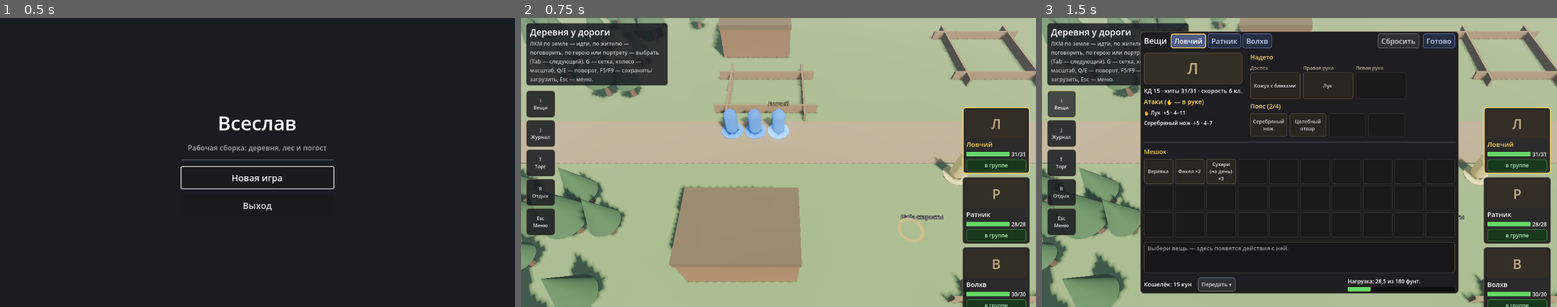
Above: before the commit, frames 1-3 (left to right).
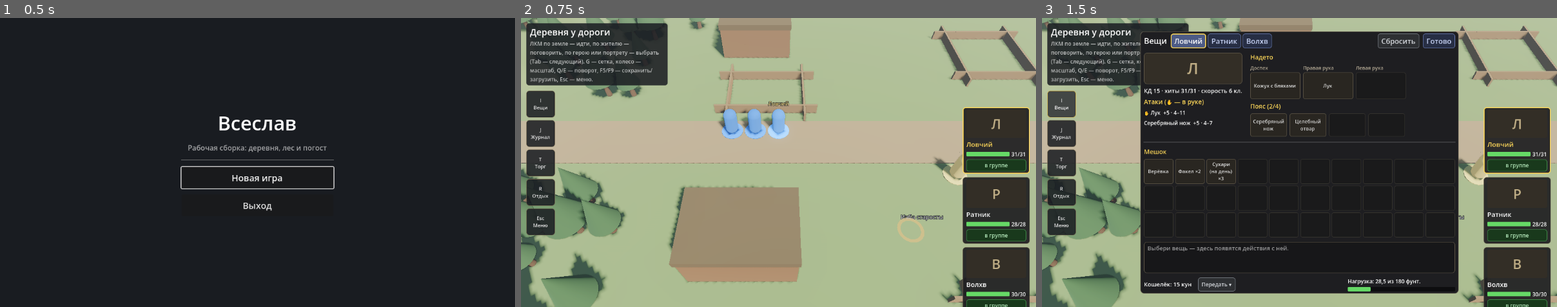
Above: after the commit, the same moments.

Repository: pivnoebidlo/vseslav
Game: Godot game, scene res://game/menu/main_menu.tscn
Two runs of this game, one before a commit and one after it. Both use one fixed random seed, a clock stepped at 60 frames per second and the inputs below.
Inputs:
- Up to frame 1 (0.5 s): no input
- Up to frame 2 (0.75 s): click "Новая игра" at 0.5 s
- Up to frame 3 (1.5 s): click "I Вещи" at 1.25 s

Frame 1 is identical in both runs. In frame 2, less than 0.1% of the frame differs, in the area x 0-100%, y 0-51%; in frame 3, less than 0.1%.

Commit message:
feat: рельеф областей — слой высот, откосы и обрывы со скалой, плато в лесу и холм погоста (ADR-0037)
Co-Authored-By: Claude Opus 5.5 <noreply@anthropic.com>

Diff:
--- a/core/grid/battle_grid.gd
+++ b/core/grid/battle_grid.gd
@@ -92,6 +92,8 @@
 
 ## Разбирает сетку из данных арены: строки карты, где '.' — уровень 0,
 ## '1'..'9' — уровень, '#' — высокая преграда (стена, столб), '=' — низкая преграда.
+## Необязательный слой "levels" (строки цифр того же размера) задаёт уровни отдельно:
+## так у низкой преграды или стены тоже есть высота (рельеф областей, ADR-0037).
 static func from_dict(data: Dictionary) -> BattleGrid:
 	var rows := JsonRead.get_array(data, "map")
 	if rows.is_empty():
@@ -114,4 +116,10 @@
 				grid.set_low_obstacle(c, true)
 			elif ch != ".":
 				grid.set_level(c, ch.to_int())
+	var levels := JsonRead.get_array(data, "levels")
+	for z in mini(levels.size(), grid.depth):
+		var row := str(levels[z])
+		for x in mini(row.length(), grid.width):
+			if row[x].is_valid_int():
+				grid.set_level(Vector2i(x, z), row[x].to_int())
 	return grid
--- a/core/modules/module_refs.gd
+++ b/core/modules/module_refs.gd
@@ -99,7 +99,15 @@
 		for id in JsonRead.get_str_array(area.style, key):
 			if not content.props.has(id):
 				errors.append("%s: $.style.%s: unknown prop '%s'" % [where, key, id])
-	for key: String in [AreaMap.SURFACE_GROUND, AreaMap.SURFACE_ROAD, AreaMap.SURFACE_WALL]:
+	if not area.heights.is_empty():
+		var same := area.heights.size() == area.rows.size()
+		for z in mini(area.heights.size(), area.rows.size()):
+			same = same and area.heights[z].length() == area.rows[z].length()
+		if not same:
+			errors.append("%s: $.heights: must match the map size" % where)
+	for key: String in [
+		AreaMap.SURFACE_GROUND, AreaMap.SURFACE_ROAD, AreaMap.SURFACE_WALL, AreaMap.SURFACE_CLIFF
+	]:
 		var sid := JsonRead.get_str(area.surfaces, key)
 		if sid != "" and not content.surfaces.has(sid):
 			errors.append("%s: $.surfaces.%s: unknown surface '%s'" % [where, key, sid])
--- a/core/world/area_map.gd
+++ b/core/world/area_map.gd
@@ -14,6 +14,7 @@
 const SURFACE_GROUND := "ground"
 const SURFACE_ROAD := "road"
 const SURFACE_WALL := "wall"
+const SURFACE_CLIFF := "cliff"
 
 
 ## Житель области.
@@ -66,6 +67,8 @@
 var objects: Array[Dictionary] = []
 ## Текстуры земли и дороги (ADR-0036): SURFACE_* → id поверхности.
 var surfaces: Dictionary = {}
+## Строки уровней высоты (ADR-0037); пусто — область плоская.
+var heights: Array[String] = []
 
 
 ## Область из уже проверенных схемой данных.
@@ -86,6 +89,13 @@
 					a.grid.set_blocked(c, true)
 				FENCE, GRAVE:
 					a.grid.set_low_obstacle(c, true)
+	# Рельеф (ADR-0037): цифра — уровень клетки, 5 футов на уровень.
+	a.heights = JsonRead.get_str_array(data, "heights")
+	for z in mini(a.heights.size(), a.rows.size()):
+		var line := a.heights[z]
+		for x in mini(line.length(), width):
+			if line[x].is_valid_int():
+				a.grid.set_level(Vector2i(x, z), line[x].to_int())
 	var spawn_data := JsonRead.get_dict(data, "spawns")
 	var names: Array[String] = []
 	names.assign(spawn_data.keys())
--- a/core/world/encounter.gd
+++ b/core/world/encounter.gd
@@ -81,11 +81,16 @@
 ## свободные клетки участка. Координаты участников — клетки сетки боя.
 func arena_data(area: AreaMap, heroes: Dictionary[String, Vector2i]) -> Dictionary:
 	var rows: Array[String] = []
+	var levels: Array[String] = []
 	for z in battle.size.y:
 		var row := ""
+		var level_row := ""
 		for x in battle.size.x:
-			row += _battle_char(area, battle.position + Vector2i(x, z))
+			var c := battle.position + Vector2i(x, z)
+			row += _battle_char(area, c)
+			level_row += str(clampi(area.grid.level_at(c), 0, 9))
 		rows.append(row)
+		levels.append(level_row)
 	var taken: Dictionary[Vector2i, bool] = {}
 	var list: Array = []
 	for c in combatants:
@@ -94,7 +99,7 @@
 		var entry := c.duplicate()
 		entry["at"] = [local.x, local.y]
 		list.append(entry)
-	var grid := BattleGrid.from_dict({"map": rows})
+	var grid := BattleGrid.from_dict({"map": rows, "levels": levels})
 	var ids: Array[String] = []
 	ids.assign(heroes.keys())
 	ids.sort()
@@ -102,7 +107,7 @@
 		var spot := nearest_free(grid, heroes[hero] - battle.position, taken)
 		taken[spot] = true
 		list.append({"id": hero, "character": hero, "team": TEAM_PARTY, "at": [spot.x, spot.y]})
-	return {"id": "encounter." + id, "grid": {"map": rows}, "combatants": list}
+	return {"id": "encounter." + id, "grid": {"map": rows, "levels": levels}, "combatants": list}
 
 
 ## Ближайшая к [param want] свободная проходимая клетка сетки (кольцами по Чебышёву,
--- a/game/exploration/area_view.gd
+++ b/game/exploration/area_view.gd
@@ -9,7 +9,9 @@
 const HOUSE_HEIGHT := 2.1
 const FENCE_HEIGHT := 0.6
 const INTERIOR_WALL := 1.1
-const GRID_Y := 0.025
+const GRID_Y := 0.04
+## Слой столкновений земли: по нему ищется клетка под курсором (ADR-0037).
+const TERRAIN_LAYER := 2
 ## Доля пустых клеток с мелочами «scatter» (камешки), процентов.
 const SCATTER_PERCENT := 4
 ## Доля свободных клеток постройки с мелочами «yard», процентов.
@@ -51,13 +53,13 @@
 		for x in area.width():
 			if not area.grid.is_walkable(Vector2i(x, z)):
 				continue
-			var c := _cell_pos(Vector2i(x, z)) + Vector3(0.0, GRID_Y, 0.0)
-			var corners: Array[Vector3] = [
-				c + Vector3(-h, 0.0, -h),
-				c + Vector3(h, 0.0, -h),
-				c + Vector3(h, 0.0, h),
-				c + Vector3(-h, 0.0, h),
-			]
+			# Углы клетки — по рельефу, чуть внутрь клетки: на обрыве линия
+			# остаётся на своём уступе.
+			var corners: Array[Vector3] = []
+			for k: Vector2 in [Vector2(-1, -1), Vector2(1, -1), Vector2(1, 1), Vector2(-1, 1)]:
+				var p := Vector2(x, z) + k * 0.49
+				var y := TerrainMesh.height_at(area.grid, p) + GRID_Y
+				corners.append(Vector3(x * CELL + k.x * h, y, z * CELL + k.y * h))
 			for i in 4:
 				mesh.surface_add_vertex(corners[i])
 				mesh.surface_add_vertex(corners[(i + 1) % 4])
@@ -73,15 +75,25 @@
 
 
 func _cell_pos(c: Vector2i) -> Vector3:
-	return Vector3(c.x * CELL, 0.0, c.y * CELL)
+	return cell_pos(area, c)
+
+
+## Точка центра клетки на её уровне высоты (ADR-0037).
+static func cell_pos(p_area: AreaMap, c: Vector2i) -> Vector3:
+	var level := p_area.grid.level_at(c) if p_area != null else 0
+	return Vector3(c.x * CELL, level * BattleGrid.LEVEL_HEIGHT_M, c.y * CELL)
 
 
 func _build_area() -> void:
 	var ground := MeshInstance3D.new()
-	var plane := PlaneMesh.new()
-	plane.size = Vector2(area.width() * CELL, area.depth() * CELL)
-	ground.mesh = plane
-	ground.position = Vector3((area.width() - 1) * CELL / 2.0, 0.0, (area.depth() - 1) * CELL / 2.0)
+	ground.mesh = TerrainMesh.build(area.grid)
+	var body := StaticBody3D.new()
+	body.collision_layer = TERRAIN_LAYER
+	body.collision_mask = 0
+	var shape := CollisionShape3D.new()
+	shape.shape = ground.mesh.create_trimesh_shape()
+	body.add_child(shape)
+	ground.add_child(body)
 	var floor_color := Color(0.42, 0.33, 0.24) if area.interior else Color(0.42, 0.52, 0.3)
 	var textured := _ground_material()
 	ground.material_override = textured if textured != null else _material(floor_color)
@@ -142,6 +154,14 @@
 	_set_surface(m, "ground", ground)
 	m.set_shader_parameter("cell_size", CELL)
 	m.set_shader_parameter("map_cells", Vector2(area.width(), area.depth()))
+	var cliff := _surfaces.get_surface(JsonRead.get_str(area.surfaces, AreaMap.SURFACE_CLIFF))
+	if cliff != null:
+		m.set_shader_parameter("cliff_color", cliff.color)
+		if cliff.roughness != null:
+			m.set_shader_parameter("cliff_rough", cliff.roughness)
+		m.set_shader_parameter("cliff_tile", cliff.tile)
+		m.set_shader_parameter("cliff_tint", Color.WHITE)
+		m.set_shader_parameter("has_cliff", true)
 	var road := _surfaces.get_surface(JsonRead.get_str(area.surfaces, AreaMap.SURFACE_ROAD))
 	if road != null:
 		_set_surface(m, "road", road)
@@ -302,7 +322,7 @@
 	var basis := Basis(Vector3.UP, deg_to_rad(degrees)).scaled(Vector3.ONE * s)
 	var center := Vector3(
 		(rect.position.x + (rect.size.x - 1) / 2.0) * CELL,
-		0.0,
+		_rect_floor(rect),
 		(rect.position.y + (rect.size.y - 1) / 2.0) * CELL
 	)
 	var local := Vector3(p.aabb.get_center().x, p.aabb.position.y, p.aabb.get_center().z)
@@ -311,6 +331,15 @@
 	_instances[id] = list
 	var size := Vector2(ax * s, az * s)
 	return Rect2(Vector2(center.x, center.z) - size / 2.0, size)
+
+
+## Высота основания модели: самый низкий уровень под ней (на склоне не висит).
+func _rect_floor(rect: Rect2i) -> float:
+	var lowest := 99
+	for z in range(rect.position.y, rect.end.y):
+		for x in range(rect.position.x, rect.end.x):
+			lowest = mini(lowest, area.grid.level_at(Vector2i(x, z)))
+	return lowest * BattleGrid.LEVEL_HEIGHT_M
 
 
 func _pick(key: String, c: Vector2i) -> String:
--- a/game/exploration/exploration.gd
+++ b/game/exploration/exploration.gd
@@ -240,14 +240,19 @@
 	return str(collider.get_meta("unit_id", ""))
 
 
-## Клетка земли под курсором (пересечение луча с плоскостью y = 0).
+## Клетка земли под курсором: луч по рельефу (слой земли), мимо — плоскость y = 0.
 func _cell_under(screen_pos: Vector2) -> Vector2i:
 	var origin := _camera.project_ray_origin(screen_pos)
 	var dir := _camera.project_ray_normal(screen_pos)
+	var query := PhysicsRayQueryParameters3D.create(origin, origin + dir * 300.0)
+	query.collision_mask = AreaView.TERRAIN_LAYER
+	var hit := get_world_3d().direct_space_state.intersect_ray(query)
+	if not hit.is_empty():
+		var at: Vector3 = hit["position"]
+		return _cell_of(at)
 	if absf(dir.y) < 0.001:
 		return Vector2i(-1, -1)
-	var p := origin + dir * (-origin.y / dir.y)
-	return _cell_of(p)
+	return _cell_of(origin + dir * (-origin.y / dir.y))
 
 
 func _set_hovered(id: String) -> void:
@@ -484,7 +489,7 @@
 
 
 func _cell_pos(c: Vector2i) -> Vector3:
-	return Vector3(c.x * CELL, 0.0, c.y * CELL)
+	return AreaView.cell_pos(_area, c)
 
 
 # --- Участники ----------------------------------------------------------------
--- a/game/exploration/map_points.gd
+++ b/game/exploration/map_points.gd
@@ -10,9 +10,11 @@
 const EXIT_COLOR := Color(1.0, 0.85, 0.45, 0.8)
 
 var _labels: Dictionary[String, Label3D] = {}
+var _area: AreaMap
 
 
 func build(area: AreaMap) -> void:
+	_area = area
 	for x in area.exits:
 		_add(EXIT + ":" + x.id, x.at, tr(x.name_key), true)
 	for box in area.containers:
@@ -37,7 +39,7 @@
 
 
 func _add(key: String, cell: Vector2i, text: String, exit: bool) -> void:
-	var at := Vector3(cell.x * CELL, 0.0, cell.y * CELL)
+	var at := AreaView.cell_pos(_area, cell)
 	var body := StaticBody3D.new()
 	body.set_meta("point", key)
 	body.position = at + Vector3(0.0, 0.6, 0.0)
--- a/game/world/ground.gdshader
+++ b/game/world/ground.gdshader
@@ -1,7 +1,8 @@
 // Земля области (ADR-0036): текстура земли и дороги в мировых координатах, дорога
 // смешивается с землёй по маске карты (клетка «,» = 1) с рваным краем. Чтобы повтор
 // текстуры не бросался в глаза, второй слой берётся под углом и крупнее, а яркость
-// плавно гуляет по шуму.
+// плавно гуляет по шуму. Рельеф (ADR-0037): на крутых откосах проступает земля
+// дороги, на обрывах — скала в трёхплоскостной проекции.
 shader_type spatial;
 
 uniform sampler2D ground_color : source_color, filter_linear_mipmap_anisotropic, repeat_enable;
@@ -16,12 +17,20 @@
 uniform vec3 road_tint : source_color = vec3(1.0);
 uniform float road_tile = 3.0;
 
+uniform sampler2D cliff_color : source_color, filter_linear_mipmap_anisotropic, repeat_enable;
+uniform sampler2D cliff_rough : hint_default_white, filter_linear_mipmap, repeat_enable;
+uniform vec3 cliff_tint : source_color = vec3(0.55, 0.5, 0.45);
+uniform float cliff_tile = 4.0;
+uniform bool has_cliff = false;
+
 uniform sampler2D road_mask : hint_default_black, filter_linear, repeat_disable;
 uniform vec2 map_cells = vec2(1.0);
 uniform float cell_size = 1.5;
 uniform bool has_road = false;
 
 varying vec2 world_xz;
+varying vec3 world_pos;
+varying vec3 world_n;
 
 float hash(vec2 p) {
 	return fract(sin(dot(p, vec2(127.1, 311.7))) * 43758.5453);
@@ -39,7 +48,9 @@
 }
 
 void vertex() {
-	world_xz = (MODEL_MATRIX * vec4(VERTEX, 1.0)).xz;
+	world_pos = (MODEL_MATRIX * vec4(VERTEX, 1.0)).xyz;
+	world_xz = world_pos.xz;
+	world_n = normalize((MODEL_MATRIX * vec4(NORMAL, 0.0)).xyz);
 }
 
 void fragment() {
@@ -60,8 +71,43 @@
 		normal = mix(normal, texture(road_normal, r1).rgb, w);
 		rough = mix(rough, texture(road_rough, r1).r, w);
 	}
+	// Нормаль грани по производным: вершинные нормали на краю обрыва усреднены
+	// со склоном и обрыв не видят.
+	vec3 face_w = normalize(cross(dFdx(world_pos), dFdy(world_pos)));
+	float up = min(abs(face_w.y), world_n.y);
+	// Откос (около 45°): трава протёрта до земли.
+	float slope = (1.0 - smoothstep(0.78, 0.95, up)) * 0.55;
+	if (has_road && slope > 0.0) {
+		vec3 worn = texture(road_color, world_xz / road_tile).rgb * road_tint;
+		albedo = mix(albedo, worn, slope);
+	}
 	float macro = value_noise(world_xz * 0.08) * 0.6 + value_noise(world_xz * 0.3) * 0.4;
-	ALBEDO = albedo * mix(0.82, 1.12, macro);
+	albedo *= mix(0.82, 1.12, macro);
+	// Обрыв: скала по двум вертикальным плоскостям, без карты нормалей земли.
+	float cliff = 1.0 - smoothstep(0.4, 0.6, up);
+	if (cliff > 0.0) {
+		vec3 an = abs(face_w) + 0.0001;
+		vec2 ux = world_pos.zy / cliff_tile;
+		vec2 uz = world_pos.xy / cliff_tile;
+		vec3 rock = cliff_tint;
+		float rock_rough = 0.9;
+		if (has_cliff) {
+			rock = (texture(cliff_color, ux).rgb * an.x + texture(cliff_color, uz).rgb * an.z)
+				/ (an.x + an.z) * cliff_tint;
+			rock_rough = (texture(cliff_rough, ux).r * an.x + texture(cliff_rough, uz).r * an.z)
+				/ (an.x + an.z);
+		}
+		albedo = mix(albedo, rock, cliff);
+		// Освещение обрыва — по грани, а не по сглаженной нормали.
+		vec3 face_v = normalize(cross(dFdx(VERTEX), dFdy(VERTEX)));
+		if (dot(face_v, -VERTEX) < 0.0) {
+			face_v = -face_v;
+		}
+		NORMAL = normalize(mix(NORMAL, face_v, cliff));
+		normal = mix(normal, vec3(0.5, 0.5, 1.0), cliff);
+		rough = mix(rough, rock_rough, cliff);
+	}
+	ALBEDO = albedo;
 	NORMAL_MAP = normal;
 	ROUGHNESS = rough;
 	SPECULAR = 0.3;
--- /dev/null
+++ b/game/world/terrain_mesh.gd
@@ -0,0 +1,86 @@
+class_name TerrainMesh
+extends RefCounted
+## Рельеф области (ADR-0037): сетка вершин мельче клетки, высота — сглаженный
+## уровень. Между соседними клетками с перепадом 1 — пологий откос, при перепаде
+## больше — обрыв (соседа не сглаживаем, и между двумя вершинами у края клетки
+## получается почти отвесная стенка). Центр клетки всегда ровно на своём уровне,
+## поэтому фигуры, стоящие по уровню, не висят и не тонут.
+
+const CELL := BattleGrid.CELL_SIZE_M
+const LEVEL := BattleGrid.LEVEL_HEIGHT_M
+## Вершин на клетку по каждой оси.
+const SUB := 4
+## Полуширина окна сглаживания в долях клетки: у центра ровная площадка.
+const SMOOTH := 0.45
+
+
+## Сетка земли на всю область; для плоской области — тоже сетка (из 4 вершин на клетку).
+static func build(grid: BattleGrid) -> ArrayMesh:
+	var xs := _axis(grid.width)
+	var zs := _axis(grid.depth)
+	var st := SurfaceTool.new()
+	st.begin(Mesh.PRIMITIVE_TRIANGLES)
+	for j in zs.size():
+		for i in xs.size():
+			var p := Vector2(xs[i], zs[j])
+			st.add_vertex(Vector3(p.x * CELL, height_at(grid, p), p.y * CELL))
+	var row := xs.size()
+	for j in zs.size() - 1:
+		for i in row - 1:
+			var a := j * row + i
+			var b := a + 1
+			var c := a + row
+			var d := c + 1
+			st.add_index(a)
+			st.add_index(b)
+			st.add_index(c)
+			st.add_index(b)
+			st.add_index(d)
+			st.add_index(c)
+	st.generate_normals()
+	return st.commit()
+
+
+## Высота земли в точке [param p] (координаты в клетках: центр клетки — целые числа).
+static func height_at(grid: BattleGrid, p: Vector2) -> float:
+	var own := Vector2i(roundi(p.x), roundi(p.y))
+	var own_level := _level(grid, own)
+	var total := 0.0
+	var weight := 0.0
+	for dz in range(-1, 2):
+		for dx in range(-1, 2):
+			var c := own + Vector2i(dx, dz)
+			var w := _overlap(p.x, c.x) * _overlap(p.y, c.y)
+			if w <= 0.0:
+				continue
+			var level := _level(grid, c)
+			# Обрыв не сглаживается: чужой уровень заменяется своим.
+			if absi(level - own_level) > 1:
+				level = own_level
+			total += w * level
+			weight += w
+	return total / weight * LEVEL if weight > 0.0 else own_level * LEVEL
+
+
+## Положения вершин по оси: край карты, по SUB точек внутри каждой клетки
+## (не на границах клеток — так обрыв ложится ровно на границу), край карты.
+static func _axis(cells: int) -> PackedFloat32Array:
+	var values := PackedFloat32Array()
+	values.append(-0.5)
+	for k in cells * SUB:
+		values.append(-0.5 + (k + 0.5) / SUB)
+	values.append(cells - 0.5)
+	return values
+
+
+## Доля окна [t − SMOOTH, t + SMOOTH], попавшая в клетку с центром [param center].
+static func _overlap(t: float, center: int) -> float:
+	var lo := maxf(t - SMOOTH, center - 0.5)
+	var hi := minf(t + SMOOTH, center + 0.5)
+	return maxf(hi - lo, 0.0)
+
+
+## Уровень клетки; за краем карты — уровень ближайшей клетки на краю.
+static func _level(grid: BattleGrid, c: Vector2i) -> int:
+	var inside := Vector2i(clampi(c.x, 0, grid.width - 1), clampi(c.y, 0, grid.depth - 1))
+	return grid.level_at(inside)
--- a/modules/base/surfaces/surfaces.json
+++ b/modules/base/surfaces/surfaces.json
@@ -1,5 +1,5 @@
 {
-  "_comment": "Поверхности земли и пола (ADR-0036): ambientCG, CC0 — см. CREDITS.md. Трава — Grass004, утоптанная земля — Ground103, доски — Planks037A.",
+  "_comment": "Поверхности земли и пола (ADR-0036): ambientCG, CC0 — см. CREDITS.md. Трава — Grass004, утоптанная земля — Ground103, доски — Planks037A, скала — Rock061.",
   "surfaces": {
     "grass": {
       "color": "grass_color.png",
@@ -18,6 +18,12 @@
       "normal": "planks_normal.png",
       "roughness": "planks_roughness.png",
       "tile": 2.4
+    },
+    "cliff": {
+      "color": "cliff_color.png",
+      "normal": "cliff_normal.png",
+      "roughness": "cliff_roughness.png",
+      "tile": 4
     }
   }
 }
--- a/modules/spike/areas/derevnya.json
+++ b/modules/spike/areas/derevnya.json
@@ -172,9 +172,52 @@
       ]
     }
   ],
+  "heights": [
+    "0000000000000000000000000000000000000000000000000000000000000000000000",
+    "0000000000000000000000000000000000000000000000000000000000000000000000",
+    "0000000000000000000000000000000000000000000000000000000000000000000000",
+    "0000000000000000000000000000000000000000000000000000000000000000000000",
+    "0000000000000000000000000000000000000000000000000000000000000000000000",
+    "0000000000000000000000000000000000000000000000000000000000000000000000",
+    "0000000000000000000000000000000000000000000000000000000000000000000000",
+    "0000000000000000000000000000000000000000000000000000000000000000000000",
+    "0000000000000000000000000000000000000000000000000000000000000000000000",
+    "0000000000000000000000000000000000000000000000000000000000000000000000",
+    "0011111111111110000000000000000000000000000000000000000000000000000000",
+    "0022222222222210000000000000000000000000000000000000000000000000000000",
+    "0022222222222210000000000000000000000000000000000000111111111111111000",
+    "0022222222222210000000000000000000000000000000000000111111111111111000",
+    "0022222222222210000000000000000000000000000000000000111111111111111000",
+    "0022222222222210000000000000000000000000000000000000111111111111111000",
+    "0000000000000000000000000000000000000000000000000000111111111111111000",
+    "0000000000000000000000000000000000000000000000000000111111111111111000",
+    "0000000000000000000000000000000000000000000000000000111111111111111000",
+    "0000000000000000000000000000000000000000000000000000111111111111111000",
+    "0000000000000000000000000000000000000000000000000000111111111111111000",
+    "0000000000000000000000000000000000000000000000000000111111111111111000",
+    "0000000000000000000000000000000000000000000000000000111111111111111000",
+    "0000000000000000000000000000000000000000000000000000111111111111111000",
+    "0000000000000000000000000000000000000000000000000000111111111111111000",
+    "0000000000000000000000000000000000000000000000000000111111111111111000",
+    "0000000000000000000000000000000000000000000000000000111111111111111000",
+    "0000000000000000000000000000000000000000000000000000000000000000000000",
+    "0000000000000000000000000000000000000000000000000000000000000000000000",
+    "0000000000000000000000000000000000000000000000000000000000000000000000",
+    "0000000000000000000000000000000000000000000000000000000000000000000000",
+    "0000000000000000000000000000000000000000000000000000000000000000000000",
+    "0000000000000000000000000000000000000000000000000000000000000000000000",
+    "0000000000000000000000000000000000000000000000000000000000000000000000",
+    "0000000000000000000000000000000000000000000000000000000000000000000000",
+    "0000000000000000000000000000000000000000000000000000000000000000000000",
+    "0000000000000000000000000000000000000000000000000000000000000000000000",
+    "0000000000000000000000000000000000000000000000000000000000000000000000",
+    "0000000000000000000000000000000000000000000000000000000000000000000000",
+    "0000000000000000000000000000000000000000000000000000000000000000000000"
+  ],
   "surfaces": {
     "ground": "grass",
-    "road": "dirt"
+    "road": "dirt",
+    "cliff": "cliff"
   },
   "style": {
     "tree": [
--- a/schemas/area.schema.json
+++ b/schemas/area.schema.json
@@ -267,6 +267,14 @@
       "additionalProperties": false,
       "description": "Какими моделями рисовать символы карты (ADR-0033). Без стиля — простая геометрия."
     },
+    "heights": {
+      "type": "array",
+      "items": {
+        "type": "string",
+        "pattern": "^[0-9]+$"
+      },
+      "description": "Рельеф (ADR-0037): строки цифр того же размера, что map; цифра — уровень клетки, 5 футов на уровень."
+    },
     "surfaces": {
       "type": "object",
       "properties": {
@@ -281,6 +289,10 @@
         "wall": {
           "$ref": "common.schema.json#/$defs/id",
           "description": "Стены помещения и постройки без модели."
+        },
+        "cliff": {
+          "$ref": "common.schema.json#/$defs/id",
+          "description": "Обрывы рельефа (ADR-0037)."
         }
       },
       "additionalProperties": false,
--- a/tests/unit/modules/test_module_loader.gd
+++ b/tests/unit/modules/test_module_loader.gd
@@ -245,6 +245,7 @@
 		"map": [",..", "..."],
 		"spawns": {"start": [1, 1]},
 		"surfaces": {"ground": "grass", "road": "mud"},
+		"heights": ["012"],
 	}
 	var files := {
 		"areas/pole.json": area,
@@ -260,6 +261,7 @@
 		)
 	)
 	assert_true(_has_error(content, "areas/pole.json: $.surfaces.road: unknown surface 'mud'"))
+	assert_true(_has_error(content, "areas/pole.json: $.heights: must match the map size"))
 	assert_false(_has_error(content, "areas/pole.json: $.surfaces.ground: unknown surface 'grass'"))
 
 
--- a/tests/unit/world/test_area_map.gd
+++ b/tests/unit/world/test_area_map.gd
@@ -57,3 +57,35 @@
 	assert_eq(npc.dialog, "ded")
 	assert_eq(npc.look, "x")
 	assert_eq(_area().npc_cells().keys(), [Vector2i(4, 2)])
+
+
+func test_heights_set_levels_and_reach_the_battle_grid() -> void:
+	var a := (
+		AreaMap
+		. from_dict(
+			"t",
+			{
+				"title_key": "T",
+				"map": ["....", ".=..", "...."],
+				"heights": ["0122", "0122", "0000"],
+				"spawns": {"start": [0, 0]},
+				"encounters":
+				[
+					{
+						"id": "e",
+						"zone": [0, 0, 4, 3],
+						"battle": [1, 0, 3, 2],
+						"combatants": [{"id": "w", "creature": "wolf", "at": [3, 0]}]
+					}
+				],
+			}
+		)
+	)
+	assert_eq(a.grid.level_at(Vector2i(2, 0)), 2)
+	assert_eq(a.grid.level_at(Vector2i(1, 1)), 1, "a fence on a slope keeps its level")
+	var heroes: Dictionary[String, Vector2i] = {"h": Vector2i(1, 0)}
+	var grid := ArenaLoader.grid_from(a.get_encounter("e").arena_data(a, heroes))
+	assert_eq(grid.level_at(Vector2i(0, 0)), 1)
+	assert_eq(grid.level_at(Vector2i(2, 0)), 2)
+	assert_true(grid.is_low_obstacle(Vector2i(0, 1)))
+	assert_eq(grid.level_at(Vector2i(0, 1)), 1)
Not shown, added: game/world/terrain_mesh.gd.uid
Binary file added: modules/base/surfaces/cliff_color.png
Not shown, added: modules/base/surfaces/cliff_color.png.import
Binary file added: modules/base/surfaces/cliff_normal.png
Not shown, added: modules/base/surfaces/cliff_normal.png.import
Binary file added: modules/base/surfaces/cliff_roughness.png
Not shown, added: modules/base/surfaces/cliff_roughness.png.import
Not shown, changed: CREDITS.md
Not shown, changed: docs/SPEC.md
Not shown, changed: docs/playtest.md
